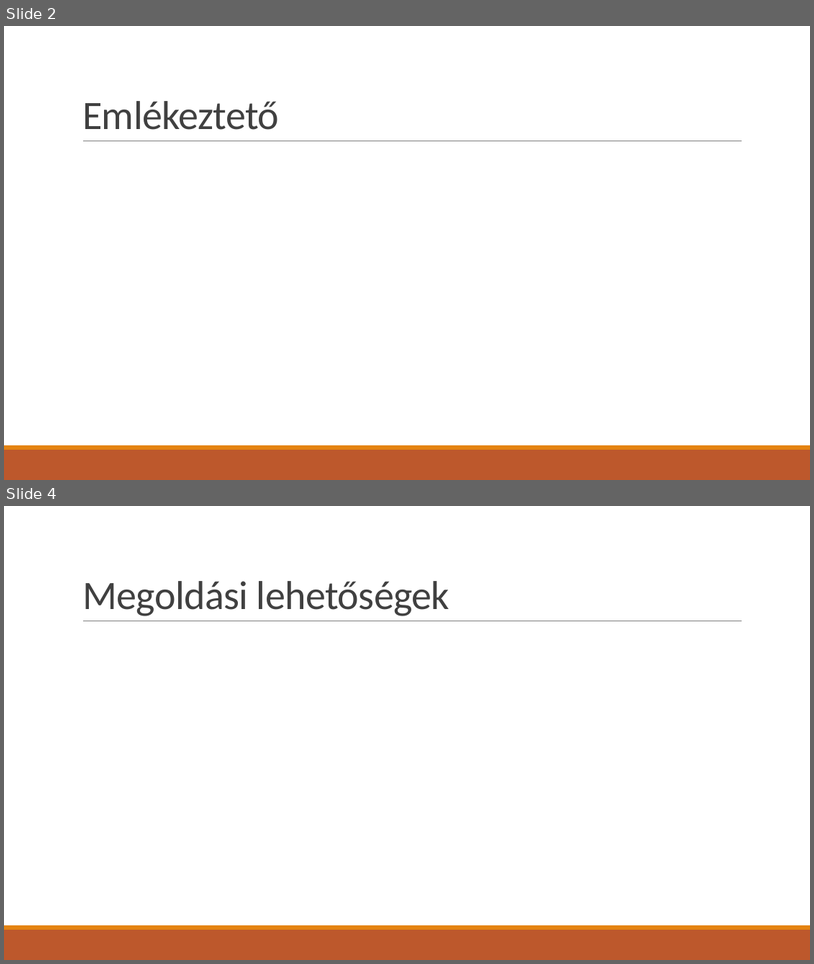
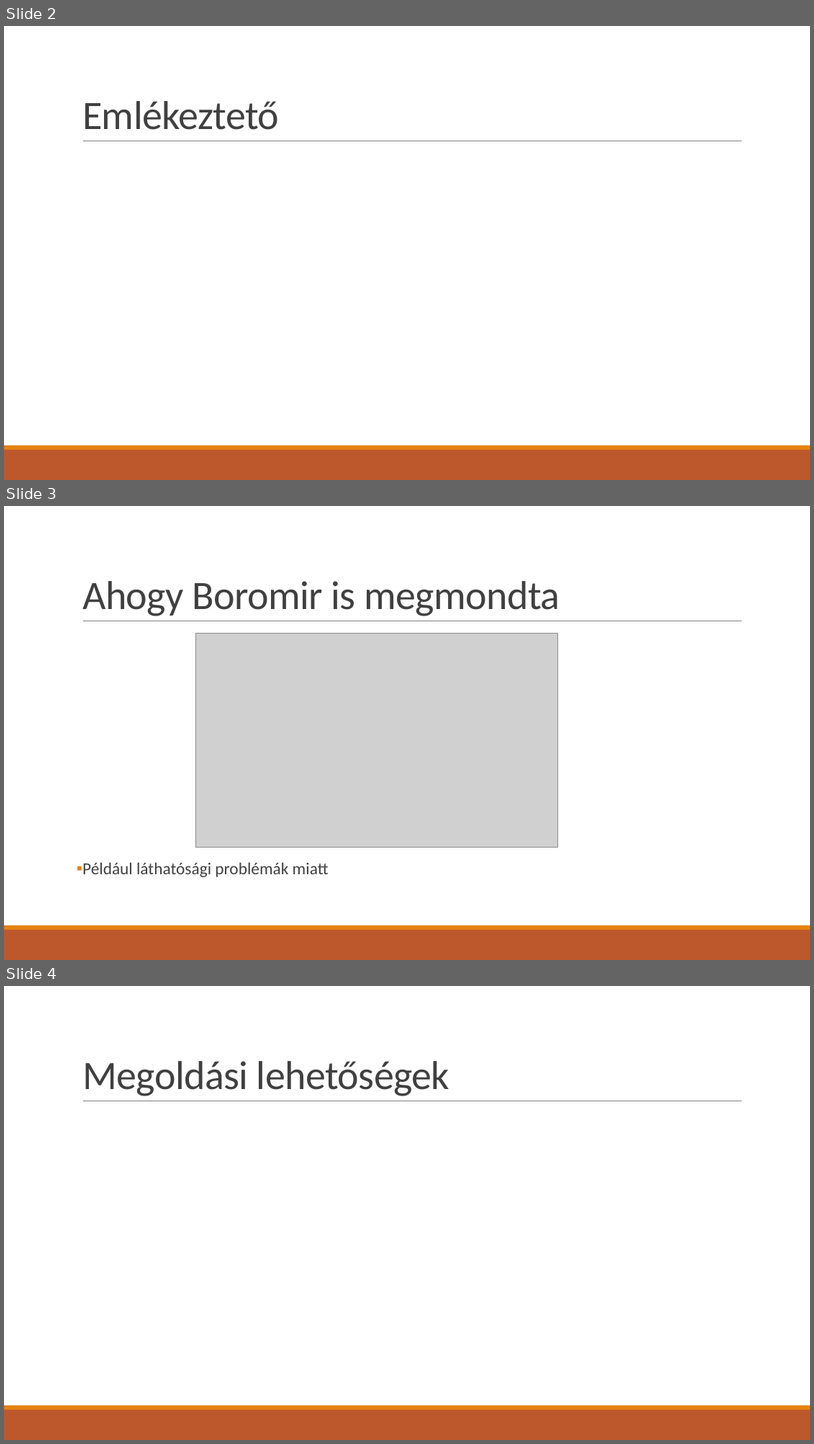
Before and after one commit to asylum2010/Asylum-s-ELTE-Exercises, a slide deck: PBR_EA_02.pptx. Shown one above the other, each under a label of ours: slides 2 and 4 before the commit, slides 2, 3 and 4 after it; the slides between them are not shown. The pictures are 814x964 and 814x1444 pixels, drawn with LibreOffice and Linux fonts; fonts in the diff are those of the drawing; grey boxes stand for pictures. Boxes give left, top, right and bottom in pixels: in the first picture for what was removed or moved away, otherwise in the second. Text is boxed around its words. In the diff, an @@ line names an element or a change of style, - is before the commit and + after.

```diff
--- a/PBR_EA_02.pptx
+++ b/PBR_EA_02.pptx
@@ slide 3 added at <box>4,506,810,960</box>, background #FFFFFF; not listed: 3 template elements that a slide beside it also shows @@
@@ title added at <box>82,581,560,616</box>, 48 pt, text #404040 @@
+Ahogy Boromir is megmondta
@@ picture added at <box>196,633,558,847</box> @@
@@ text added at <box>82,862,329,877</box>, 20 pt, text #404040 @@
+▪ Például láthatósági problémák miatt
```
Also in this commit, not shown: 4 slides changed, 1 slide removed, 1 other file.
